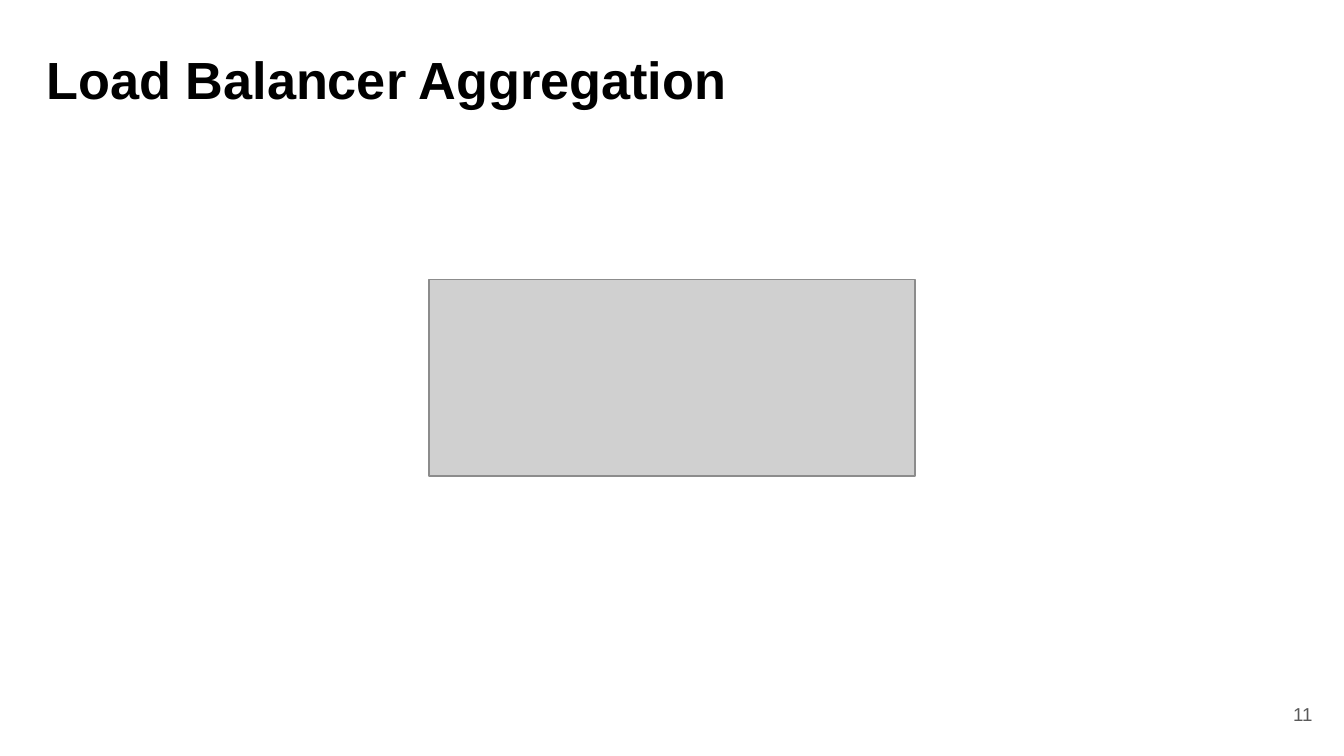
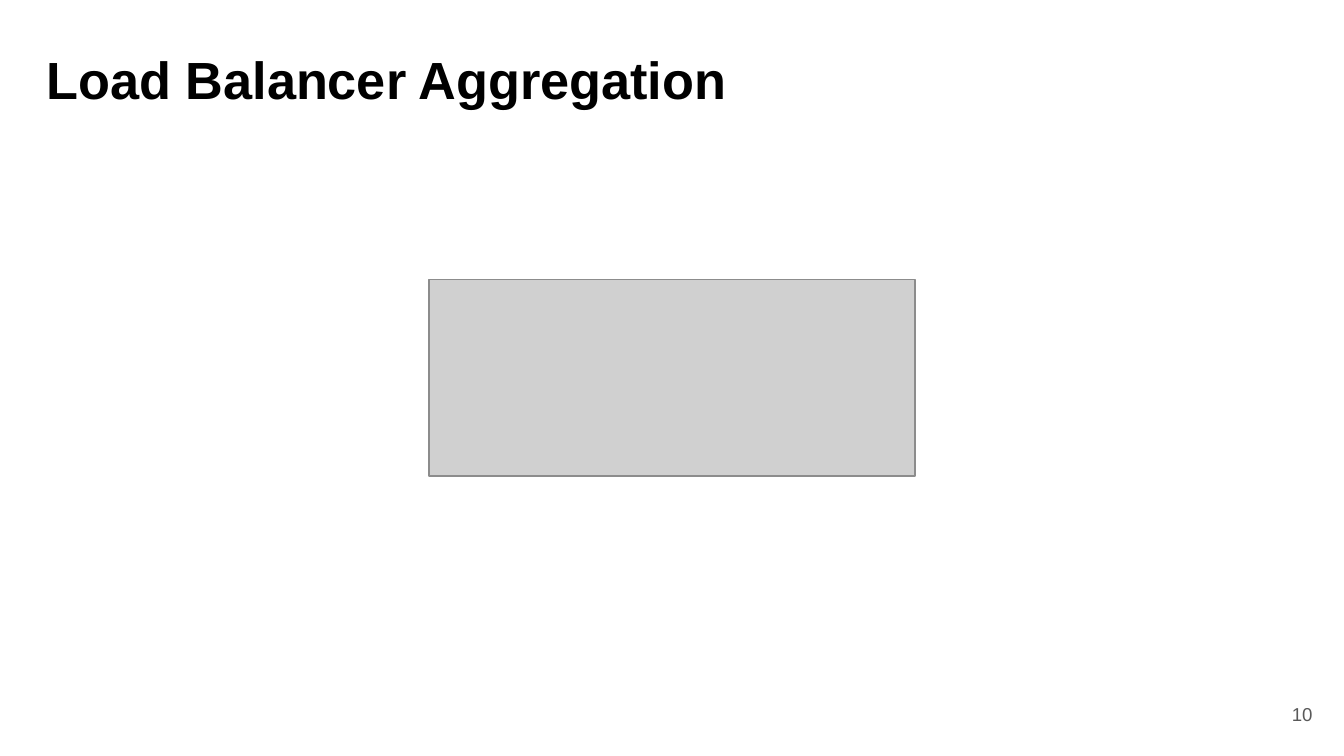
Before and after one commit to fanglores/Advanced-Software-Design, a slide deck: slide 11 of PracticeTasks/Module2/Task_9.1/Task 9.1 Resources and microservices.pptx. Drawn at 1344x756 pixels with LibreOffice and Linux fonts; fonts in the diff are those of the drawing; grey boxes stand for pictures. Boxes give left, top, right and bottom in pixels: in the first picture for what was removed or moved away, otherwise in the second. Text is boxed around its words. In the diff, an @@ line names an element or a change of style, - is before the commit and + after.

Commit message:
Update presentation

```diff
--- a/PracticeTasks/Module2/Task_9.1/Task 9.1 Resources and microservices.pptx
+++ b/PracticeTasks/Module2/Task_9.1/Task 9.1 Resources and microservices.pptx
@@ text at <box>1292,708,1313,721</box>: text changed @@
-11
+10
```
Also in this commit, not shown: 8 other slides changed, 1 other file.
